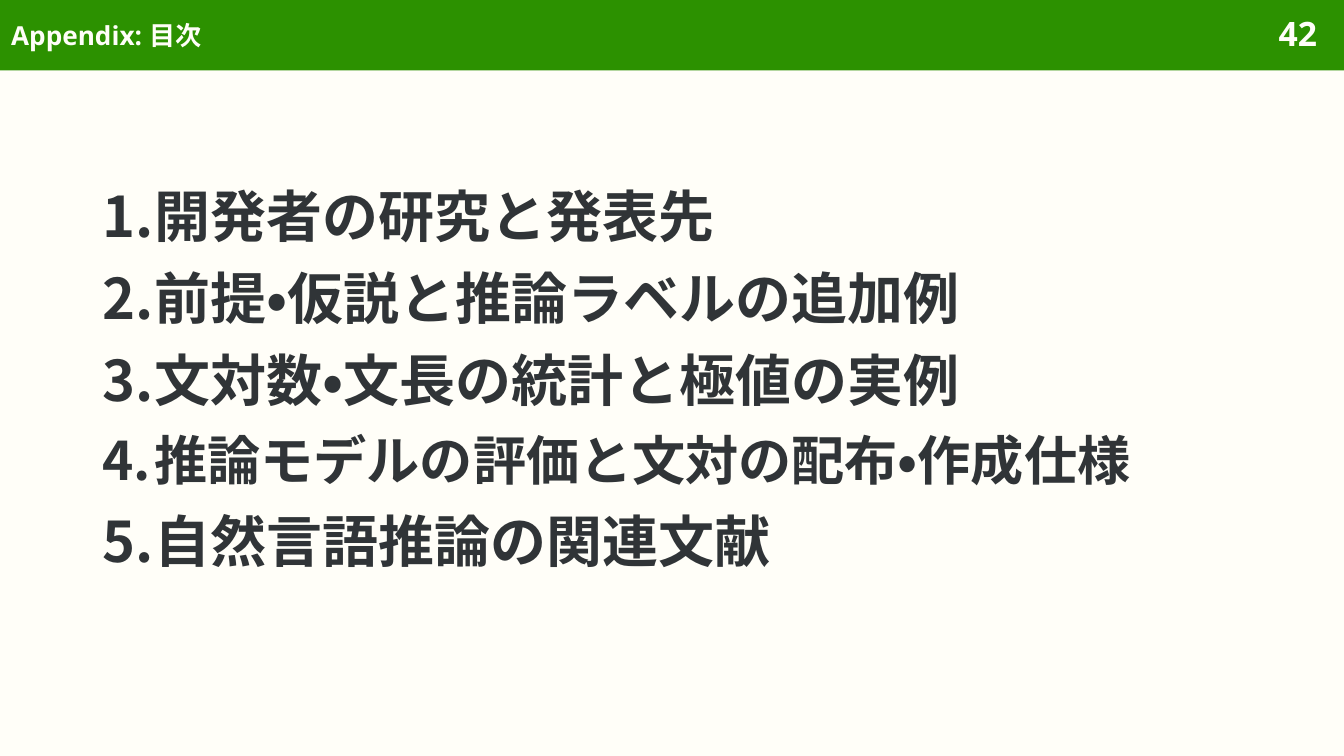
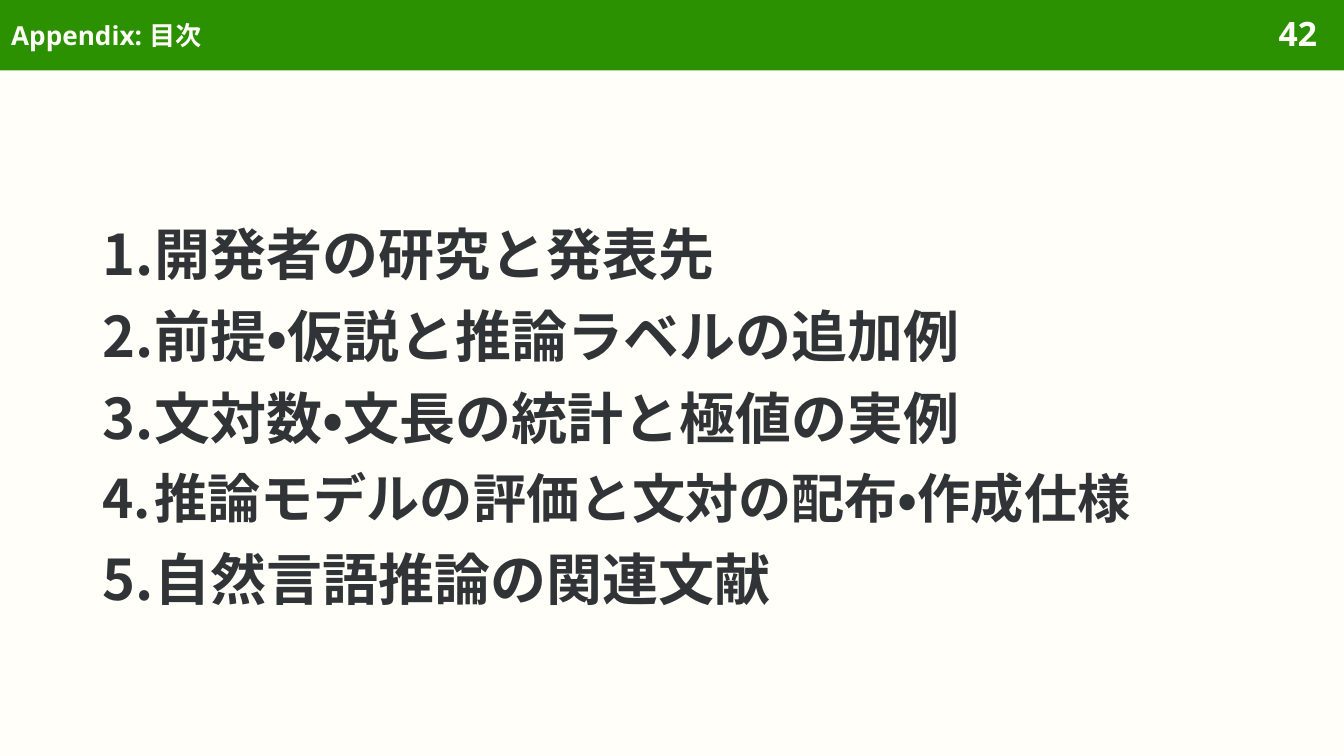
Before and after one commit to sasakiy84/datasets-in-10-minutes, a slide deck: slide 42 of slides/datasets-in-10-minutes-snli.pptx. Drawn at 1344x756 pixels with LibreOffice and Linux fonts; fonts in the diff are those of the drawing. Boxes give left, top, right and bottom in pixels: in the first picture for what was removed or moved away, otherwise in the second. Text is boxed around its words. In the diff, an @@ line names an element or a change of style, - is before the commit and + after.

```diff
--- a/slides/datasets-in-10-minutes-snli.pptx
+++ b/slides/datasets-in-10-minutes-snli.pptx
@@ text "開発者の研究と発表先": place and size @@
-text "開発者の研究と発表先" at box(102, 189, 1130, 567)
+text "開発者の研究と発表先" at box(102, 227, 1130, 605)
```
Also in this commit, not shown: 2 other slides changed, 15 other files.
